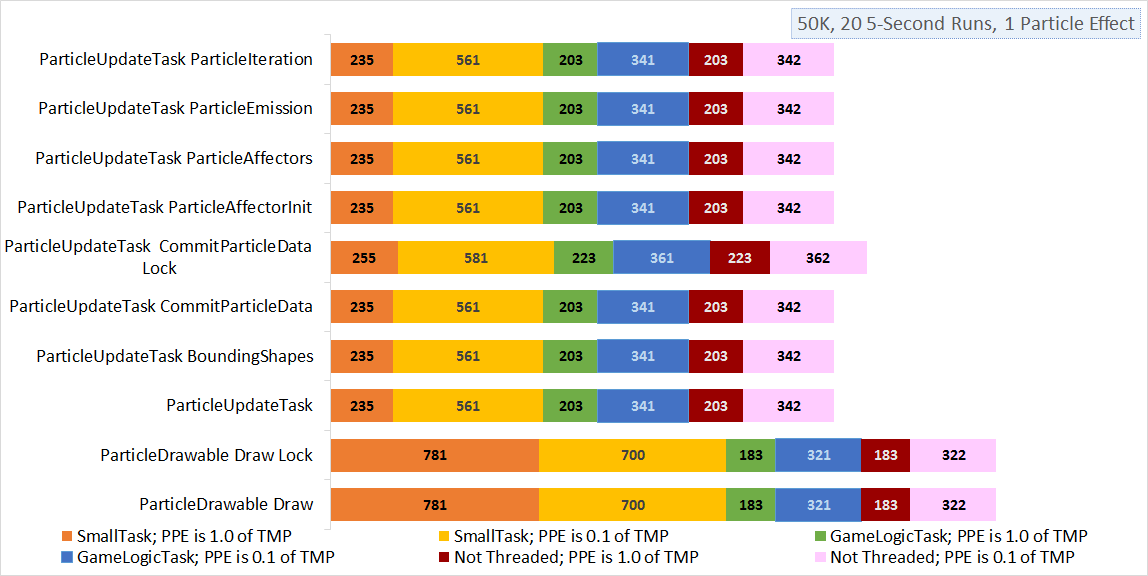
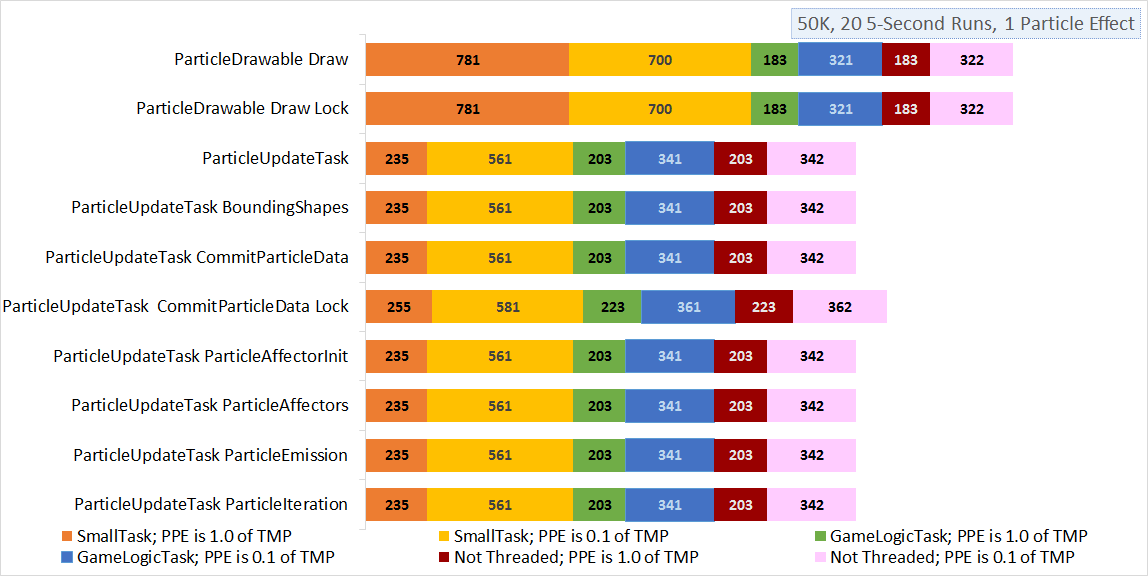
Layer changes from the first 1148 x 576 image to the second:
added layer "Layer 5" above "Layer 4" over [left=3, top=34, right=1013, bottom=530]
